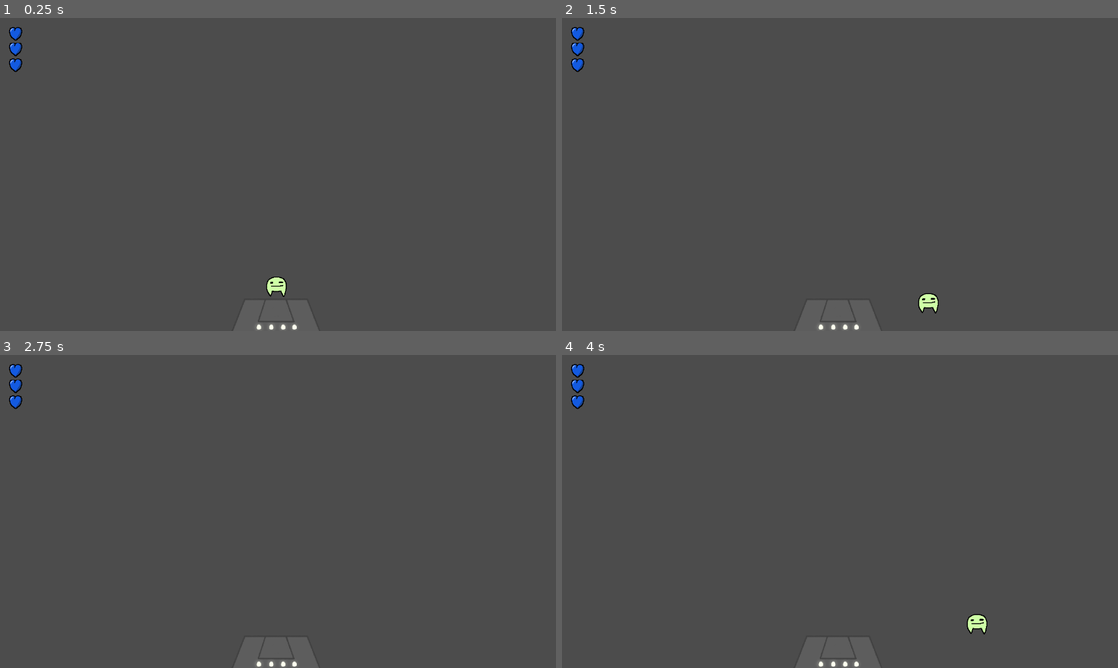
Above: before the commit, frames 1-4 (two rows, left to right).
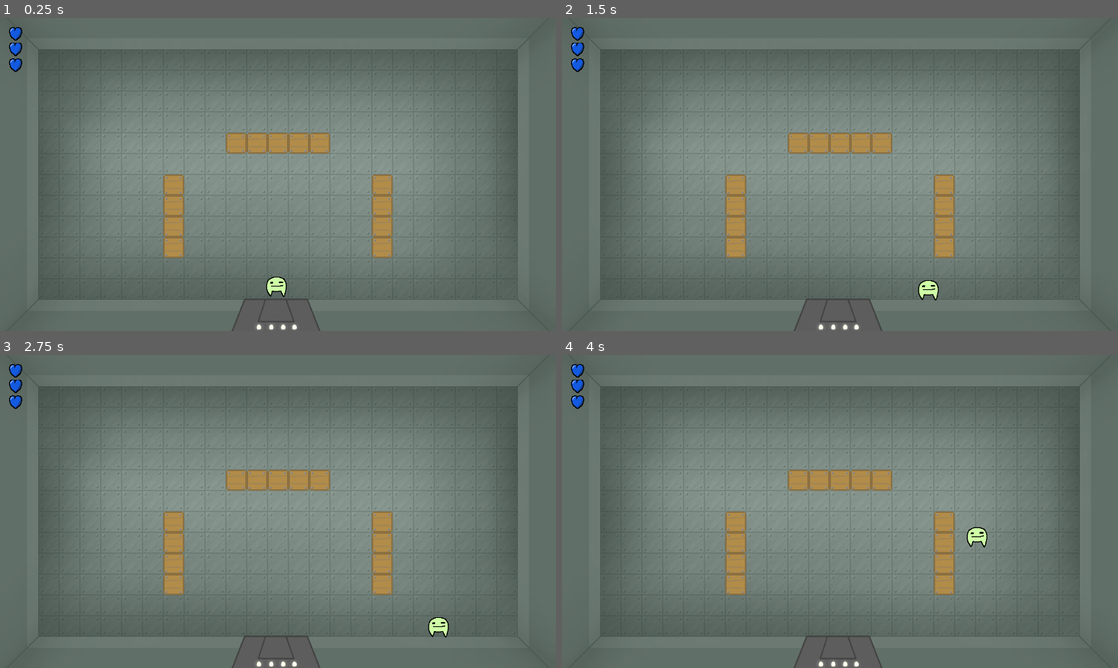
Above: after the commit, the same moments.

Repository: actually-reb/fenrir-2020
Game: Godot game, scene res://scene/Main.tscn
Two runs of this game, one before a commit and one after it. Both use one fixed random seed, a clock stepped at 60 frames per second and the inputs below.
Inputs (mouse positions are in pixels of both pictures, inside the frame that each line leads up to):
- Up to frame 1 (0.25 s): no input
- Up to frame 2 (1.5 s): tap Enter at 0.5 s; move the mouse to (962, 158) at 0.52 s; hold D (move_right) 0.53-1.28 s; click (962, 158) at 0.67 s; move the mouse to (728, 190) at 1.27 s; hold S (move_down) from 1.28 s (still down)
- Up to frame 3 (2.75 s): move the mouse to (333, 442) at 2.02 s; release S (move_down) at 2.03 s; hold D (move_right) from 2.03 s (still down)
- Up to frame 4 (4 s): move the mouse to (812, 574) at 2.77 s; release D (move_right) at 2.78 s; hold W (move_up) 2.78-3.53 s; click (812, 574) at 2.92 s; move the mouse to (1006, 558) at 3.52 s; hold A (move_left) from 3.53 s (still down)

The runs differ from the first frame. In frame 1, 89% of the frame differs, in the area x 0-100%, y 0-100%; in frame 2, 89%; in frame 3, 89%; in frame 4, 89%.

Commit message:
added basic floor layout loading

Diff:
--- a/entity/Box.tscn
+++ b/entity/Box.tscn
@@ -11,4 +11,5 @@
 texture = ExtResource( 1 )
 
 [node name="CollisionShape2D" type="CollisionShape2D" parent="."]
+visible = false
 shape = SubResource( 1 )
--- a/floors/BaseFloor.tscn
+++ b/floors/BaseFloor.tscn
@@ -15,6 +15,7 @@
 extents = Vector2( 24.7797, 289.715 )
 
 [node name="BaseFloor" type="Node2D"]
+z_index = -5
 
 [node name="Floor" type="StaticBody2D" parent="."]
 z_index = -1
--- /dev/null
+++ b/floors/designs/Floor1.tscn
@@ -0,0 +1,45 @@
+[gd_scene load_steps=3 format=2]
+
+[ext_resource path="res://floors/BaseFloor.tscn" type="PackedScene" id=1]
+[ext_resource path="res://entity/Box.tscn" type="PackedScene" id=2]
+
+[node name="Floor1" instance=ExtResource( 1 )]
+
+[node name="Box" parent="." index="1" instance=ExtResource( 2 )]
+position = Vector2( 400, 528 )
+
+[node name="Box2" parent="." index="2" instance=ExtResource( 2 )]
+position = Vector2( 400, 480 )
+
+[node name="Box3" parent="." index="3" instance=ExtResource( 2 )]
+position = Vector2( 400, 432 )
+
+[node name="Box4" parent="." index="4" instance=ExtResource( 2 )]
+position = Vector2( 400, 384 )
+
+[node name="Box5" parent="." index="5" instance=ExtResource( 2 )]
+position = Vector2( 544, 288 )
+
+[node name="Box6" parent="." index="6" instance=ExtResource( 2 )]
+position = Vector2( 592, 288 )
+
+[node name="Box7" parent="." index="7" instance=ExtResource( 2 )]
+position = Vector2( 640, 288 )
+
+[node name="Box8" parent="." index="8" instance=ExtResource( 2 )]
+position = Vector2( 688, 288 )
+
+[node name="Box9" parent="." index="9" instance=ExtResource( 2 )]
+position = Vector2( 736, 288 )
+
+[node name="Box10" parent="." index="10" instance=ExtResource( 2 )]
+position = Vector2( 880, 384 )
+
+[node name="Box11" parent="." index="11" instance=ExtResource( 2 )]
+position = Vector2( 880, 432 )
+
+[node name="Box12" parent="." index="12" instance=ExtResource( 2 )]
+position = Vector2( 880, 480 )
+
+[node name="Box13" parent="." index="13" instance=ExtResource( 2 )]
+position = Vector2( 880, 528 )
--- a/scene/Game.gd
+++ b/scene/Game.gd
@@ -2,12 +2,26 @@
 
 onready var health_bar = $HealthBar
 var player
+
+var floors = []
 
 func _ready():
 	var arr = get_tree().get_nodes_in_group("player")
 	if arr.size() > 0:
 		player = arr[0]
 
+	var dir = Directory.new()
+	if dir.open("res://floors/designs/") == OK:
+		dir.list_dir_begin()
+		var file_name = dir.get_next()
+		while file_name != "":
+			if file_name != "." and file_name != "..":
+				floors.push_back(load("res://floors/designs/" + file_name))
+				print(file_name)
+			file_name = dir.get_next()
+
+	$Room.load_floor(floors[0])
+
 func _process(delta):
 	if player:
 		health_bar.set_health(player.health)
--- a/scene/Room.gd
+++ b/scene/Room.gd
@@ -6,6 +6,9 @@
 
 func _ready():
 	pass
+
+func load_floor(flr):
+	add_child(flr.instance())
 
 func add_enemy(enemy):
 	call_deferred("add_child", enemy)
Not shown, added: sprite/CoC_Op_in_progress.png.import
Not shown, added: sprite/CoC_Op_in_progress_start_button_1.png.import
